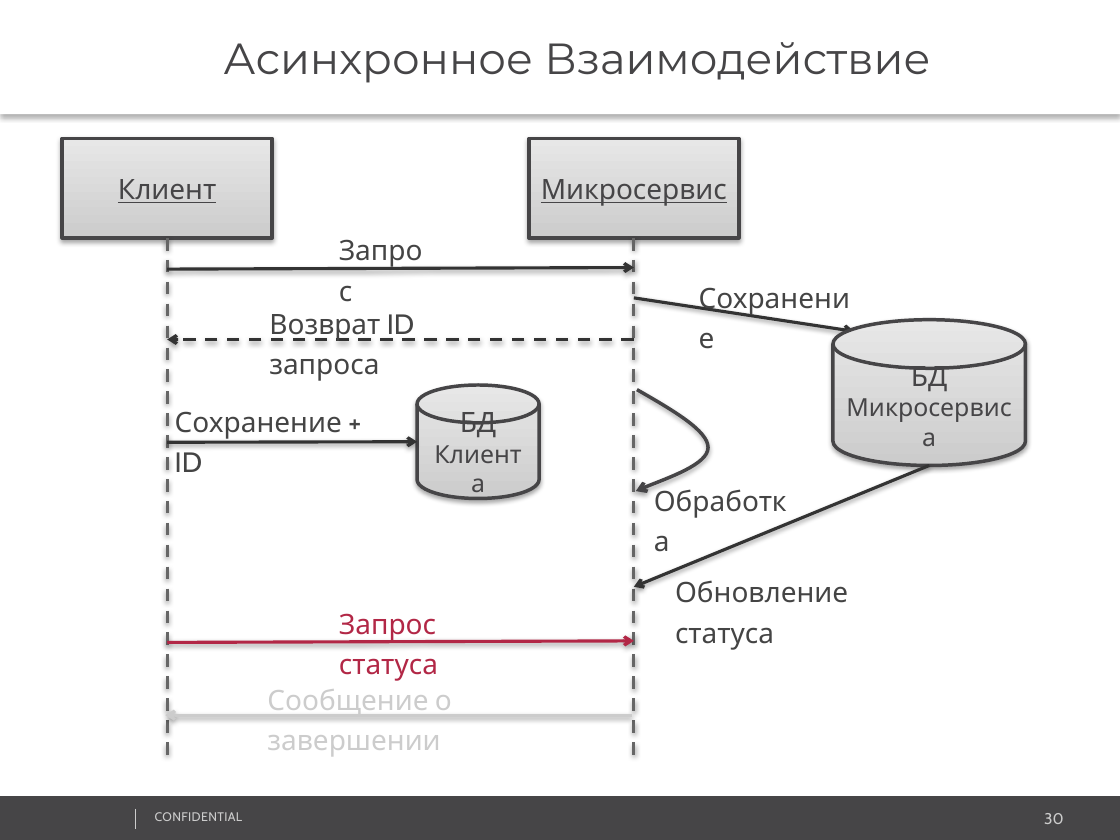
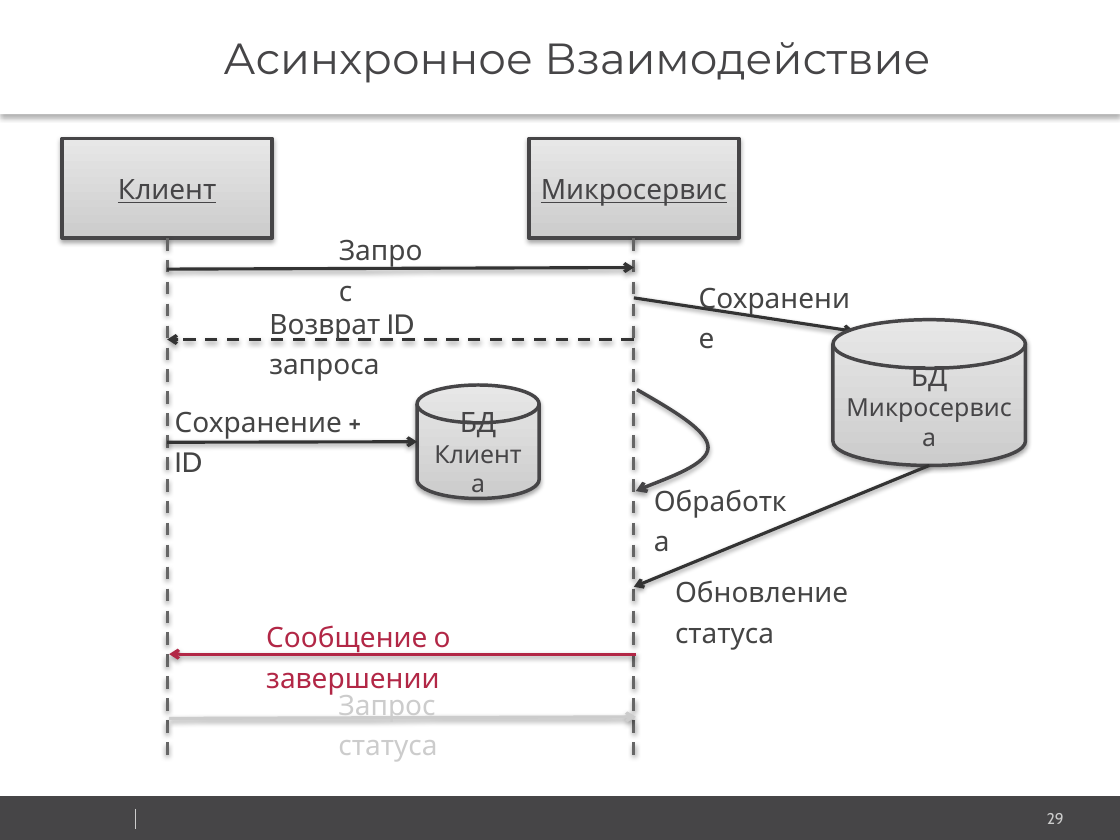
Before and after one commit to vitali-kviatkouski/personal, a slide deck: slide 29 of Microservices_Template.pptx (slide 30 before the commit). Drawn at 1120x840 pixels with LibreOffice and Linux fonts; fonts in the diff are those of the drawing; background and template pictures are left out. Boxes give left, top, right and bottom in pixels: in the first picture for what was removed or moved away, otherwise in the second. Text is boxed around its words. In the diff, an @@ line names an element or a change of style, - is before the commit and + after.

```diff
--- a/Microservices_Template.pptx
+++ b/Microservices_Template.pptx
@@ text "Сообщение о завершении": place and size @@
-text "Сообщение о завершении" at bbox=[267, 689, 452, 756]
+text "Сообщение о завершении" at bbox=[266, 625, 451, 695]
@@ text "Сообщение о завершении" at bbox=[266, 625, 451, 695]: text colour #CCCCCC to #B22746 @@
@@ arrow moved from (167, 643) - (634, 641) to (636, 654) - (169, 654) @@
@@ text "Запрос статуса": place and size @@
-text "Запрос статуса" at bbox=[339, 613, 438, 681]
+text "Запрос статуса" at bbox=[338, 688, 437, 761]
@@ text "Запрос статуса" at bbox=[338, 688, 437, 761]: text colour #B22746 to #CCCCCC @@
@@ arrow moved from (632, 716) - (166, 716) to (169, 718) - (636, 717) @@
@@ text removed at bbox=[155, 812, 242, 821] @@
-CONFIDENTIAL
@@ page number at bbox=[1047, 813, 1064, 824]: text changed @@
-30
+29
```
Also in this commit, not shown: 41 other slides changed, 1 slide removed.
